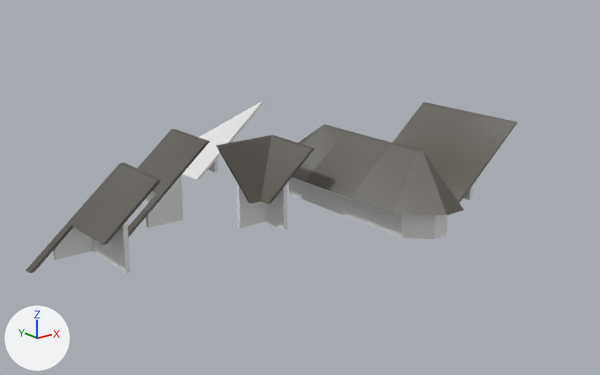
The Blender file Assets/Meshes/Roof_parts.blend as it was, and as the next commit left it.
One viewpoint serves both versions: a camera (50 mm lens) standing at (-26.9, -38.8, 16.2) and looking at (3.4, -0.8, 1.0). Every picture has the same lights, and +X, +Y and +Z are marked at lower left.

Before the edit, the objects in view are built like this:
```python
ob_roof_around_tower_corner_l = bpy.data.objects.new('Roof_around_tower_corner_L', me_roof_around_tower_corner_l)
ob_roof_around_tower_corner_l.location = (4.0, -6.0, 0.0)
ob_roof_around_tower_plate = bpy.data.objects.new('Roof_around_tower_plate', me_roof_around_tower_plate)
ob_roof_around_tower_plate.location = (4.0, -2.0, 0.0)
ob_roof_corner_l = bpy.data.objects.new('Roof_corner_L', me_roof_corner_l)
ob_roof_corner_l.location = (-6.0, 1.0, 0.0)
ob_roof_corner_r = bpy.data.objects.new('Roof_corner_R', me_roof_corner_r)
ob_roof_corner_r.location = (-12.0, 0.0, 0.0)
# also in view: 'Roof_around_tower_corner_R' at (4.6, 0.7, 2.2); 'LOD_A_Roof_plate' at (13.4, -3.0, 2.0); 'LOD_A_Roof_plate corner' at (4.4, 10.9, 2.0); 'Roof_corner_inside_tower' at (0.0, -2.0, 2.2)
```
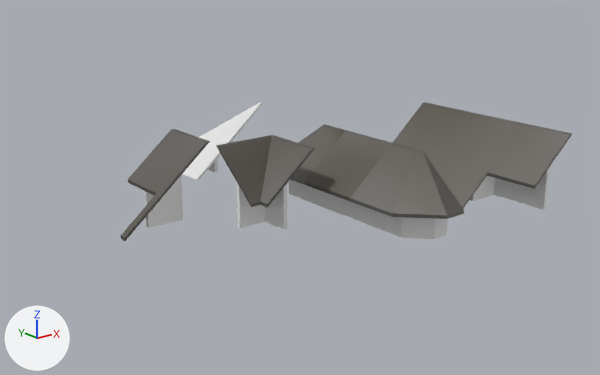
Diff of the bpy script that builds the scene:
```diff
--- a/Assets/Meshes/Roof_parts.blend.py
+++ b/Assets/Meshes/Roof_parts.blend.py
@@ me_roof_around_tower_plate @@
 me_roof_around_tower_plate.from_pydata(...)  # 20 vertices, 18 faces; spans x -1.11..2.25, y -4.0..0.0, z 0.0..4.35
 # used by ob_roof_around_tower_plate; location = (4.0, -2.0, 0.0)
-me_roof_around_tower_plate.vertices[5].co = (-0.87, -4.0, 1.74)
-me_roof_around_tower_plate.vertices[11].co = (-0.87, 0.0, 1.74)
+# me_roof_around_tower_plate part 1
+me_roof_around_tower_plate.vertices[5].co = (-1.11, -4.0, 1.55)  # pixel (349, 201)
+me_roof_around_tower_plate.vertices[11].co = (-1.11, 0.0, 1.55)  # pixel (304, 184)
 me_roof_around_tower_plate.materials.append(mat_roof_material)
@@ me_roof_around_tower_corner_l @@
 me_roof_around_tower_corner_l.from_pydata(...)  # 37 vertices, 37 faces; spans x -1.11..2.25, y -5.36..0.0, z 0.0..4.35
 # used by ob_roof_around_tower_corner_l; location = (4.0, -6.0, 0.0)
-me_roof_around_tower_corner_l.vertices[5].co = (2.25, -5.12, 1.74)
-me_roof_around_tower_corner_l.vertices[14].co = (-0.88, 0.0, 1.74)
-me_roof_around_tower_corner_l.vertices[25].co = (-0.87, -3.25, 1.74)
-me_roof_around_tower_corner_l.vertices[30].co = (1.0, -5.12, 1.74)
+# me_roof_around_tower_corner_l part 2
+me_roof_around_tower_corner_l.vertices[5].co = (2.25, -5.36, 1.55)  # pixel (463, 213)
+me_roof_around_tower_corner_l.vertices[14].co = (-1.11, 0.0, 1.55)  # pixel (349, 201)
+me_roof_around_tower_corner_l.vertices[25].co = (-1.11, -3.35, 1.55)  # pixel (392, 216)
+me_roof_around_tower_corner_l.vertices[30].co = (0.9, -5.36, 1.55)  # pixel (446, 218)
 me_roof_around_tower_corner_l.materials.append(mat_roof_material)
@@ ob_roof_corner_r @@
 ob_roof_corner_r = bpy.data.objects.new('Roof_corner_R', me_roof_corner_r)
-ob_roof_corner_r.location = (-12.0, 0.0, 0.0)
+ob_roof_corner_r.location = (12.0, -7.0, 0.0)
```

Pixel boxes (x1, y1, x2, y2) of what changed, in the pictures (600 x 375 px; the box of a moved part takes in the faces that stretch with it):
'Roof_corner_R', moved: before (26, 163, 162, 273); after (459, 122, 572, 210)
part 1 of me_roof_around_tower_plate, moved or reshaped (not visible before): after (305, 182, 350, 201)
part 2 of me_roof_around_tower_corner_l, moved or reshaped (not visible before): after (350, 198, 464, 219)
